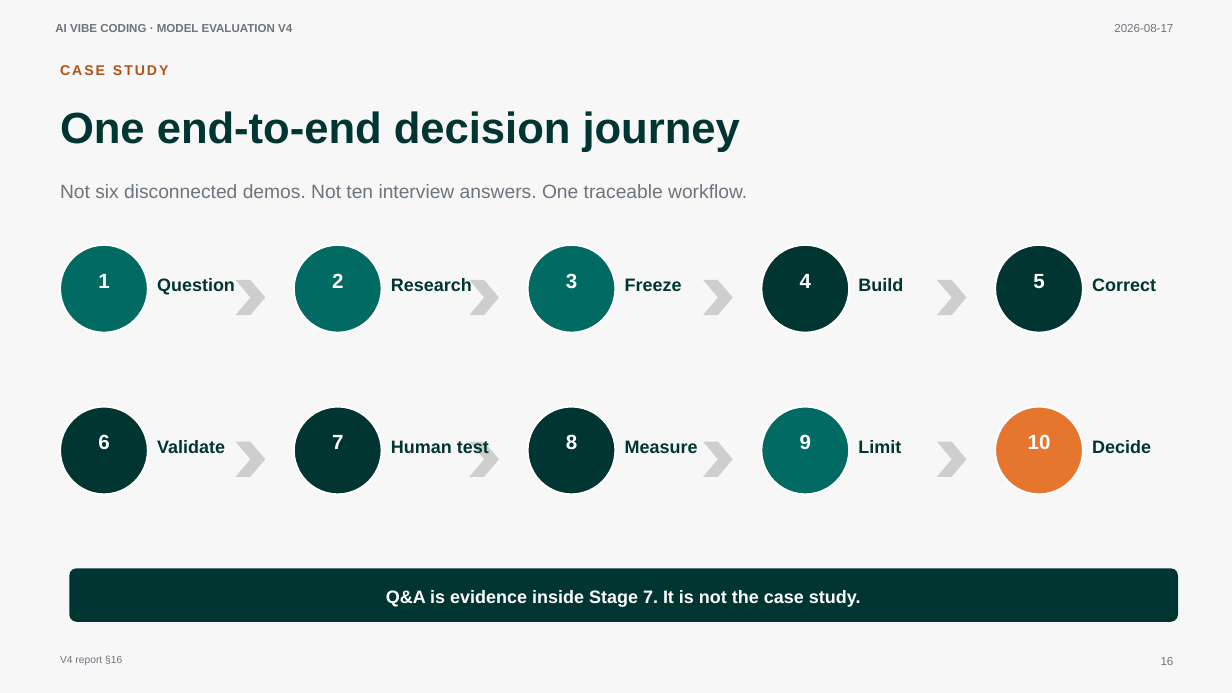
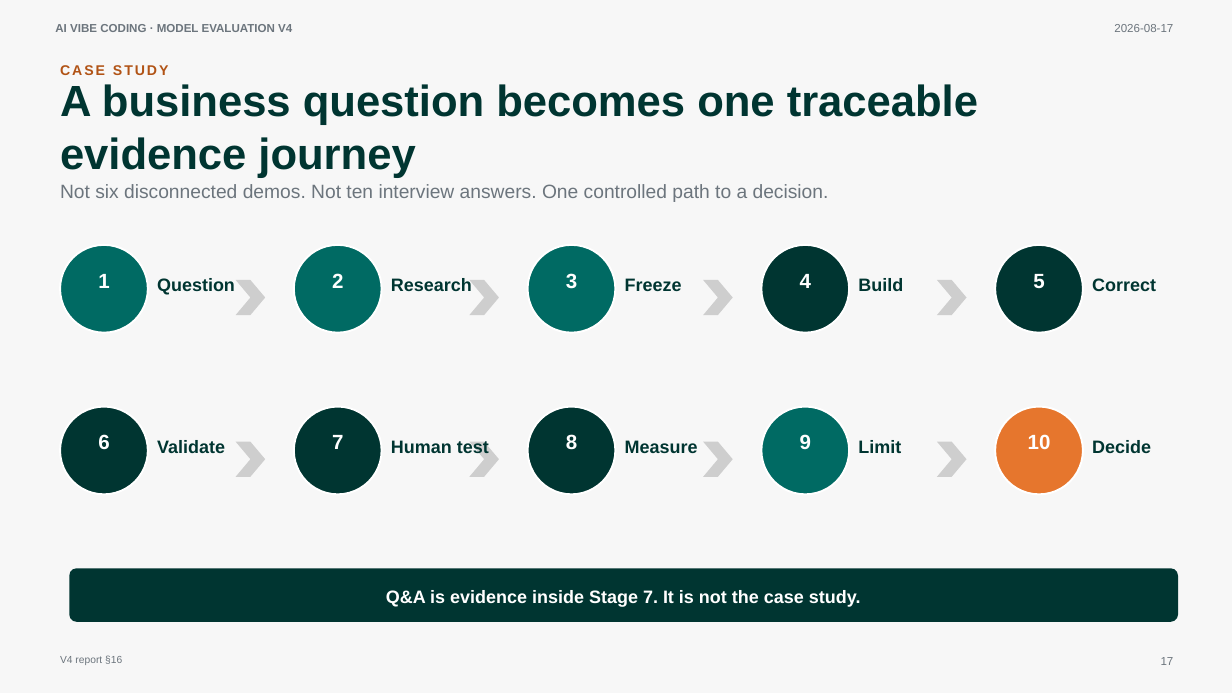
Before and after one commit to corgimomo2023/company-fullstack-scaffold, a slide deck: slide 17 of docs/reports/ai-vibe-coding-model-comparison-v4-deck.pptx (slide 16 before the commit). Drawn at 1232x693 pixels with LibreOffice and Linux fonts; fonts in the diff are those of the drawing. Boxes give left, top, right and bottom in pixels: in the first picture for what was removed or moved away, otherwise in the second. Text is boxed around its words. In the diff, an @@ line names an element or a change of style, - is before the commit and + after.

```diff
--- a/docs/reports/ai-vibe-coding-model-comparison-v4-deck.pptx
+++ b/docs/reports/ai-vibe-coding-model-comparison-v4-deck.pptx
@@ text at box(60, 84, 978, 178): text changed @@
-One end-to-end decision journey
+A business question becomes one traceable evidence journey
@@ text at box(60, 184, 829, 202): text changed @@
-Not six disconnected demos. Not ten interview answers. One traceable workflow.
+Not six disconnected demos. Not ten interview answers. One controlled path to a decision.
@@ page number at box(1161, 657, 1174, 665): text changed @@
-16
+17
```
Also in this commit, not shown: 3 other slides changed, 1 slide added, 2 other files.
